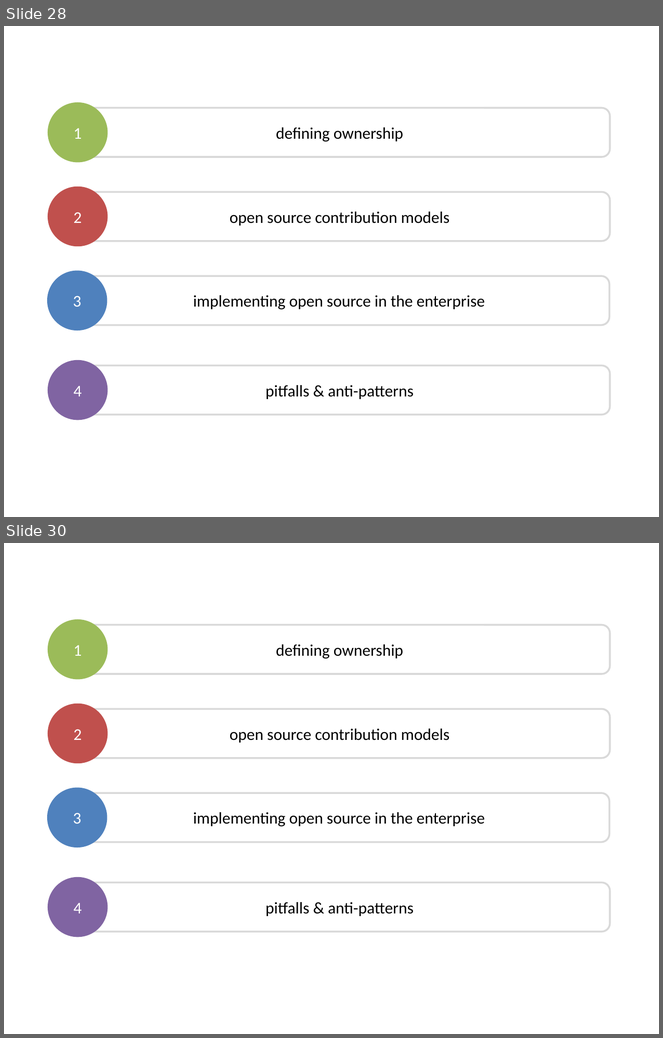
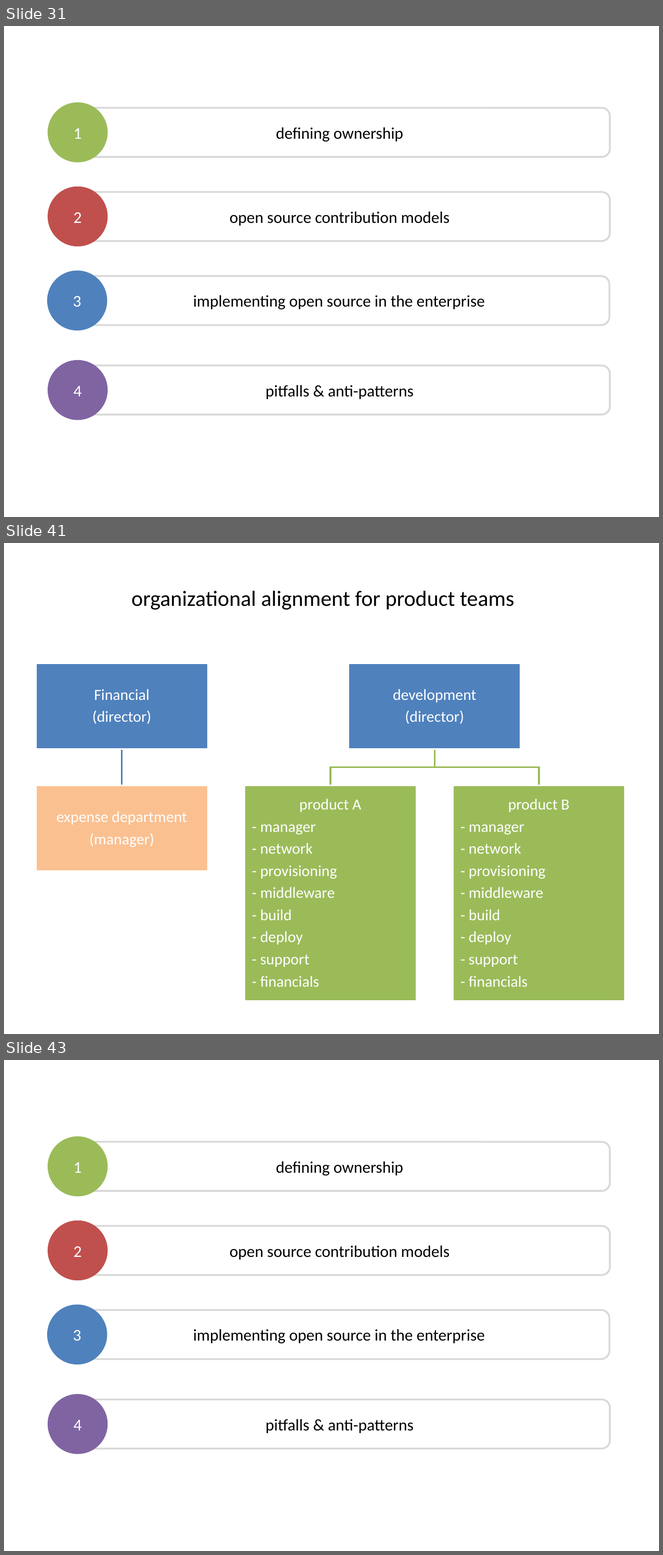
Before and after one commit to dsietz/open-source-model, a slide deck: Adopting the Open Source Model.pptx. Shown one above the other, each under a label of ours: slides 28 and 30 before the commit, slides 31, 41 and 43 after it; the slides between them are not shown. The pictures are 663x1038 and 663x1555 pixels, drawn with LibreOffice and Linux fonts; fonts in the diff are those of the drawing. Boxes give left, top, right and bottom in pixels: in the first picture for what was removed or moved away, otherwise in the second. Text is boxed around its words. In the diff, an @@ line names an element or a change of style, - is before the commit and + after.

```diff
--- a/Adopting the Open Source Model.pptx
+++ b/Adopting the Open Source Model.pptx
@@ slide 41 added at [4, 543, 659, 1034], background #FFFFFF @@
@@ text added at [131, 590, 515, 610], 24 pt, text #000000 @@
+organizational alignment for product teams
@@ group added at [35, 663, 625, 1002]: 5 rectangles, 5 texts, 3 freeform shapes @@
+Financial
+(director)
+expense department
+(manager)
+development
+(director)
+product A
+- manager
+- network
+- provisioning
+- middleware
+- build
+- deploy
+- support
+- financials
+product B
+- manager
+- network
+- provisioning
+- middleware
+- build
+- deploy
+- support
+- financials
@@ what was slide 28 is now slide 31 @@
@@ what was slide 30 is now slide 43 @@
```
Also in this commit, not shown: 5 slides changed, 13 other slides added, 1 slide removed.
